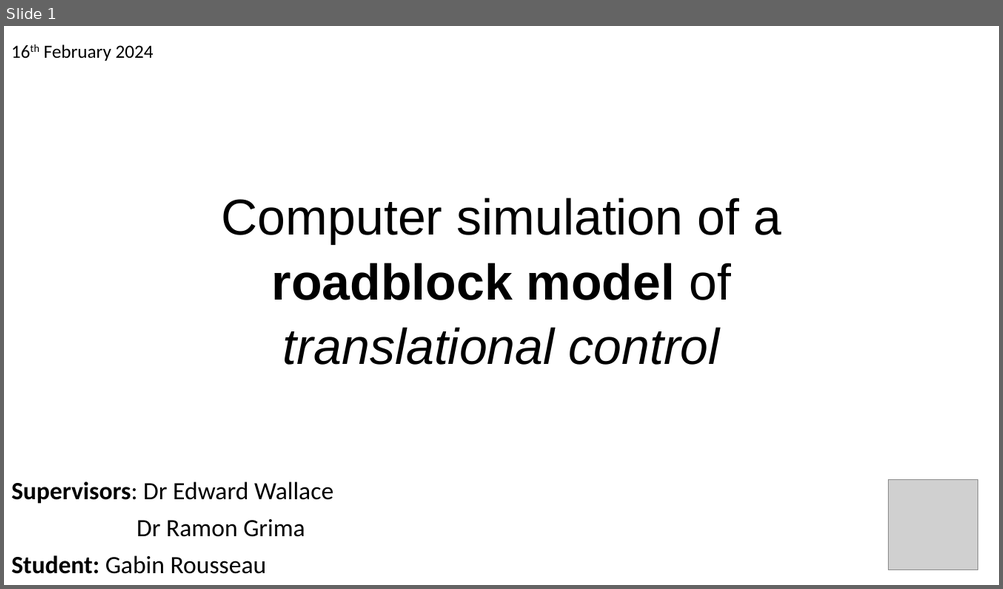
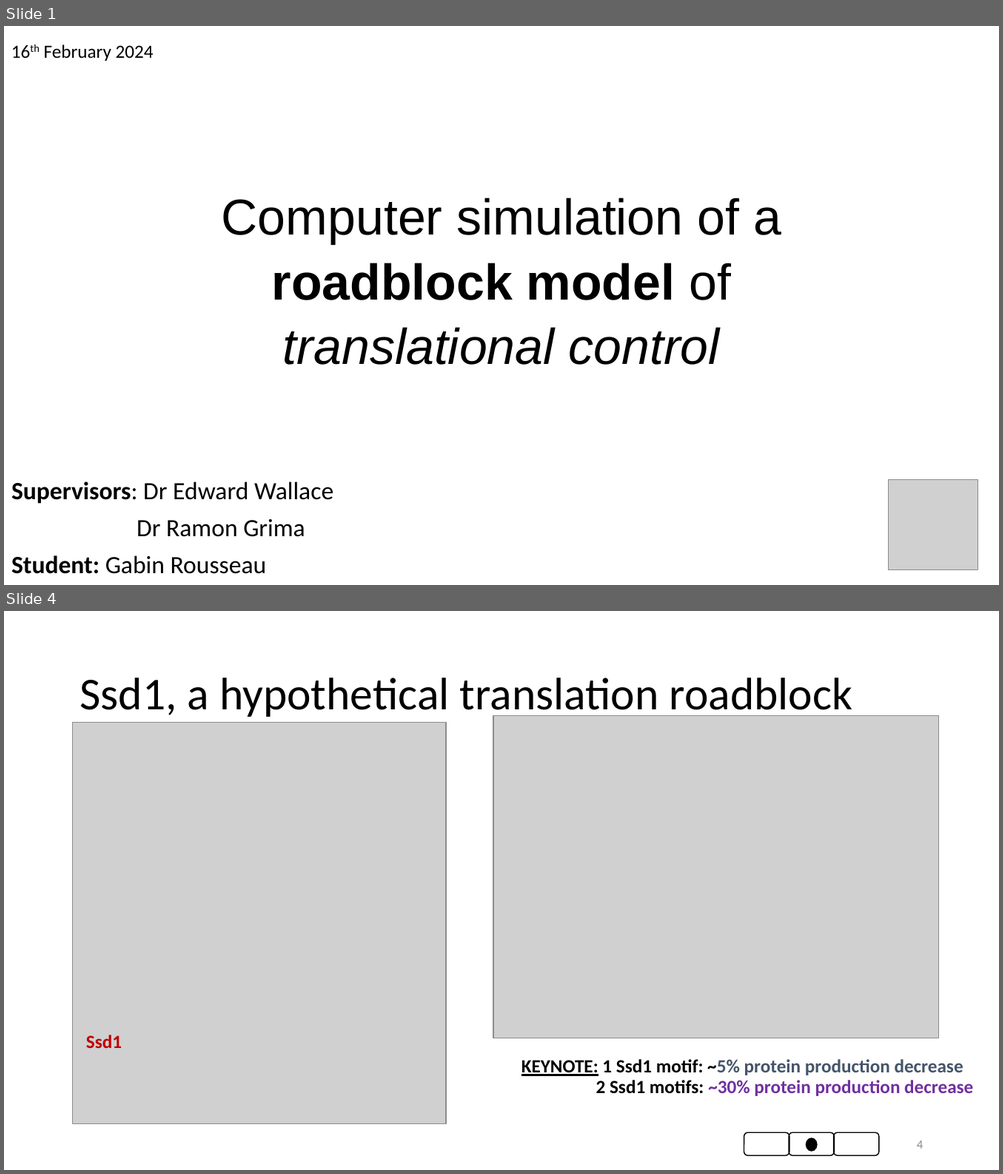
Before and after one commit to gabin-rousseau/roadblock_project, a slide deck: slides/gabinpractice_220224.pptx. Shown one above the other, each under a label of ours: slide 1 before the commit, slides 1 and 4 after it; the slides between them are not shown. The pictures are 1003x589 and 1003x1174 pixels, drawn with LibreOffice and Linux fonts; fonts in the diff are those of the drawing; grey boxes stand for pictures. Boxes give left, top, right and bottom in pixels: in the first picture for what was removed or moved away, otherwise in the second. Text is boxed around its words. In the diff, an @@ line names an element or a change of style, - is before the commit and + after.

```diff
--- a/slides/gabinpractice_220224.pptx
+++ b/slides/gabinpractice_220224.pptx
@@ slide 4 added at [4, 611, 999, 1170], background #FFFFFF @@
@@ title added at [79, 678, 853, 721], 44 pt, text #000000 @@
+Ssd1, a hypothetical translation roadblock
@@ picture added at [493, 715, 939, 1039] @@
@@ picture added at [73, 722, 447, 1125] @@
@@ text added at [86, 1035, 122, 1048], 18 pt, text #C00000, bold @@
+Ssd1
@@ text added at [521, 1059, 973, 1096], 18 pt, text #000000, bold @@
+KEYNOTE: 1 Ssd1 motif: ~5% protein production decrease
+2 Ssd1 motifs: ~30% protein production decrease
@@ rounded rectangle added at [744, 1133, 790, 1156], outline #000000 1 pt @@
@@ rounded rectangle added at [789, 1133, 834, 1156], outline #000000 1 pt @@
@@ ellipse added at [805, 1139, 817, 1152], fill #000000 @@
@@ rounded rectangle added at [834, 1133, 879, 1156], outline #000000 1 pt @@
@@ page number added at [916, 1141, 922, 1149], 12 pt, text #8C8C8C @@
+4
```
Also in this commit, not shown: 3 slides changed, 3 other slides added, 1 slide removed.
